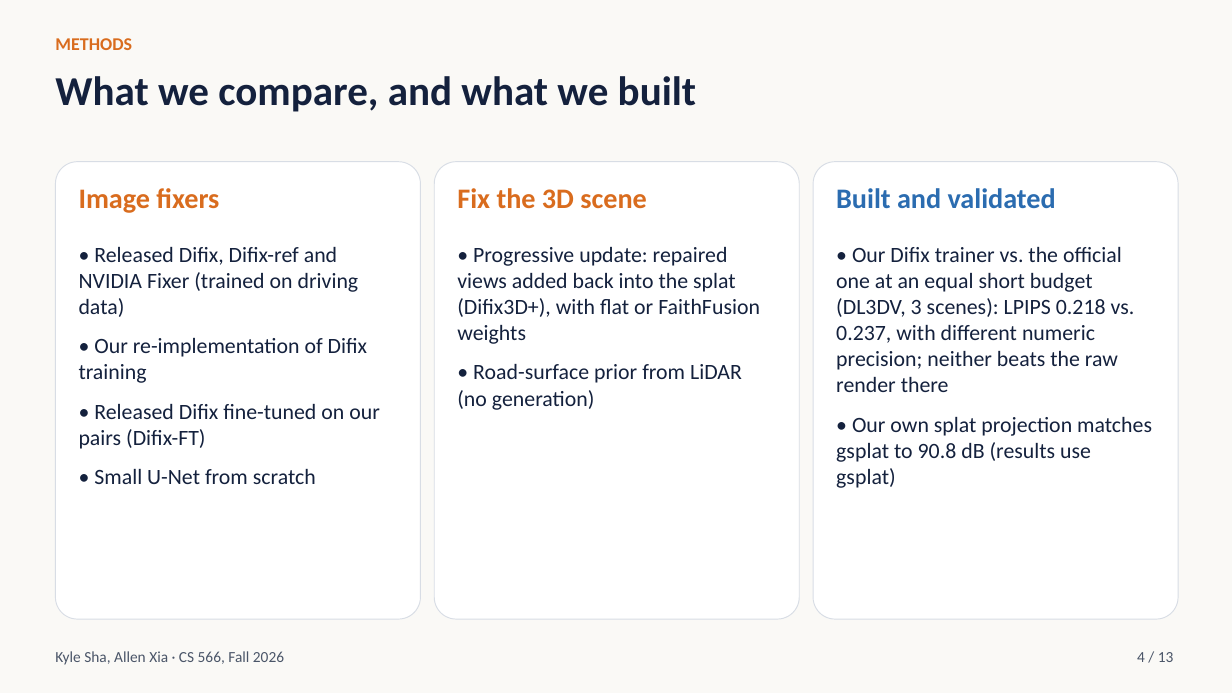
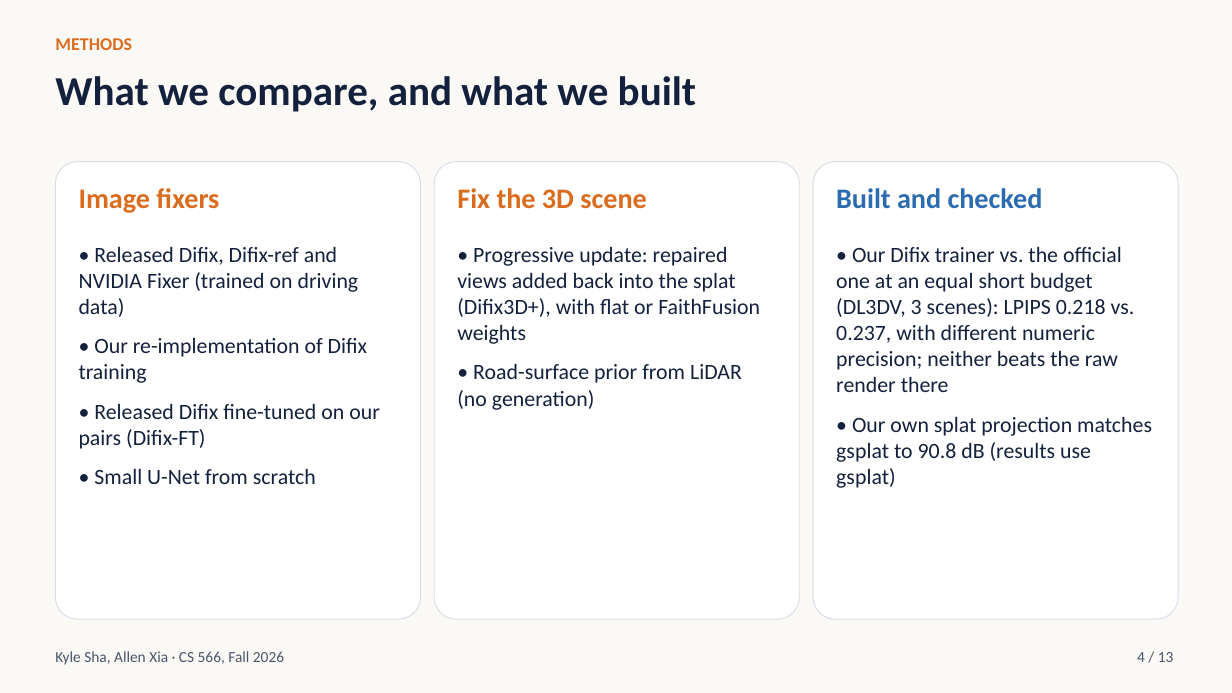
Before and after one commit to ksha23/cs566-drive-sim, a slide deck: slide 4 of docs/cs566_drive_sim_talk.pptx. Drawn at 1232x693 pixels with LibreOffice and Linux fonts; fonts in the diff are those of the drawing. Boxes give left, top, right and bottom in pixels: in the first picture for what was removed or moved away, otherwise in the second. Text is boxed around its words. In the diff, an @@ line names an element or a change of style, - is before the commit and + after.

```diff
--- a/docs/cs566_drive_sim_talk.pptx
+++ b/docs/cs566_drive_sim_talk.pptx
@@ text at (836, 188, 1043, 208): text changed @@
-Built and validated
+Built and checked
```
Also in this commit, not shown: 1 other slide changed, 1 other file.
